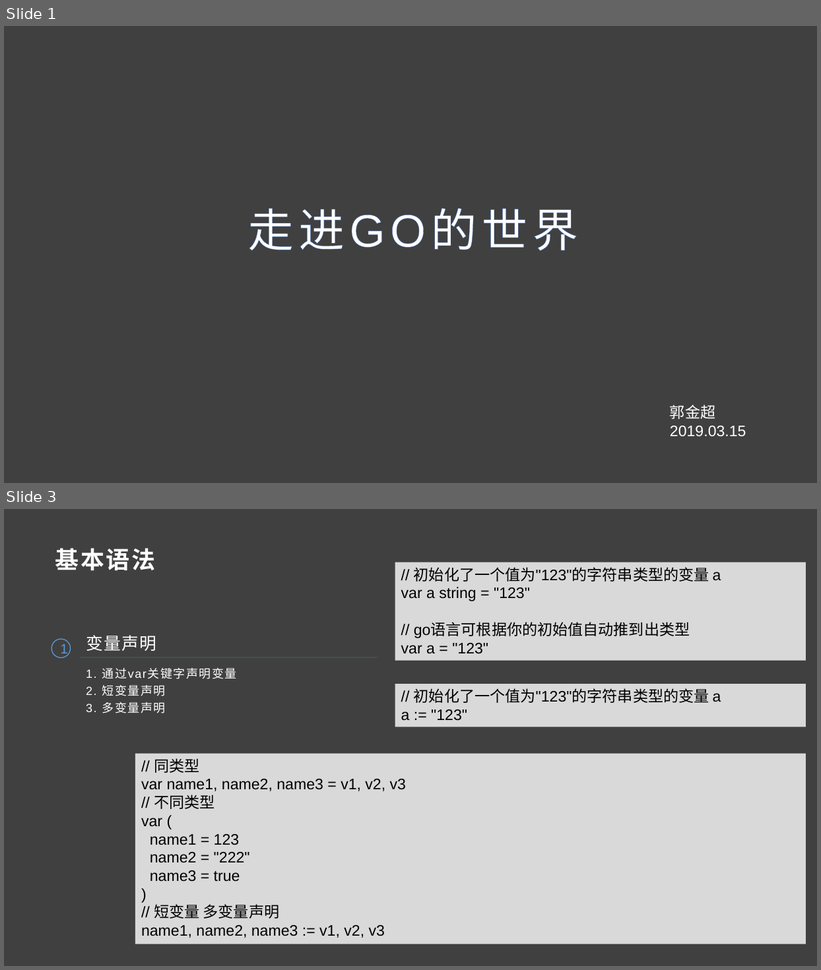
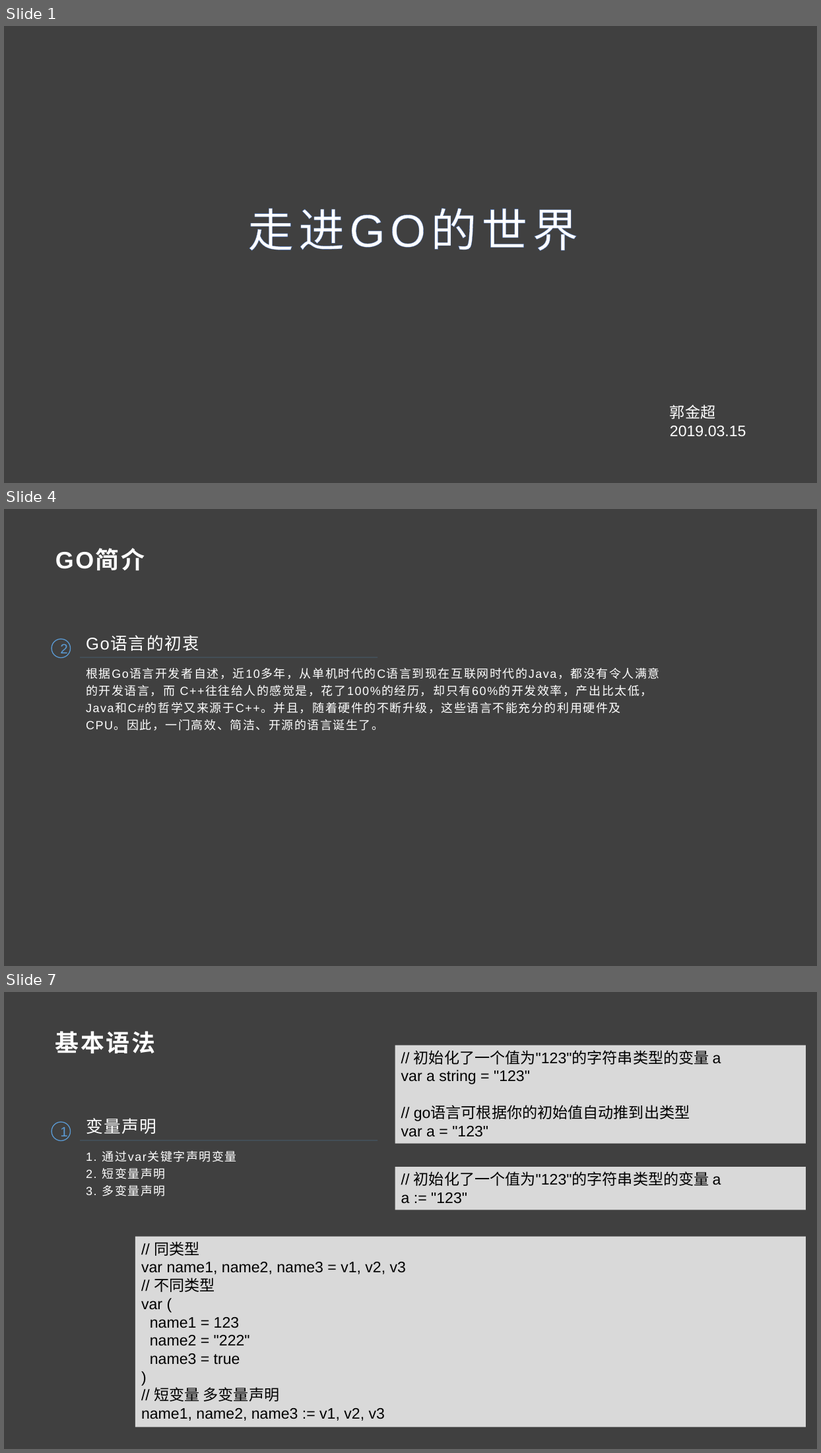
Before and after one commit to guojinchao/share, a slide deck: Gin框架与Pongo2模板语法搭建架构/走进GO的世界.pptx. Shown one above the other, each under a label of ours: slides 1 and 3 before the commit, slides 1, 4 and 7 after it; the slides between them are not shown. The pictures are 821x970 and 821x1453 pixels, drawn with LibreOffice and Linux fonts; fonts in the diff are those of the drawing. Boxes give left, top, right and bottom in pixels: in the first picture for what was removed or moved away, otherwise in the second. Text is boxed around its words. In the diff, an @@ line names an element or a change of style, - is before the commit and + after.

```diff
--- a/Gin框架与Pongo2模板语法搭建架构/走进GO的世界.pptx
+++ b/Gin框架与Pongo2模板语法搭建架构/走进GO的世界.pptx
@@ slide 4 added at (4, 509, 817, 966), background #404040 @@
@@ text added at (55, 550, 145, 571), 28 pt, text #FFFFFF, bold @@
+GO简介
@@ ellipse added at (52, 639, 71, 658), outline #5B9BD5 1 pt, 16 pt, text #5B9BD5 @@
+2
@@ text added at (86, 636, 199, 651), 20 pt, text #FFFFFF @@
+Go语言的初衷
@@ line added from (81, 657) to (378, 657), #5B9BD5 0.5 pt @@
@@ text added at (86, 668, 660, 731), 14 pt, text #FFFFFF @@
+根据Go语言开发者自述，近10多年，从单机时代的C语言到现在互联网时代的Java，都没有令人满意的开发语言，而 C++往往给人的感觉是，花了100%的经历，却只有60%的开发效率，产出比太低，Java和C#的哲学又来源于C++。并且，随着硬件的不断升级，这些语言不能充分的利用硬件及CPU。因此，一门高效、简洁、开源的语言诞生了。
@@ what was slide 3 is now slide 7 @@
```
Also in this commit, not shown: 1 slide changed, 3 other slides added, 5 slides removed.
